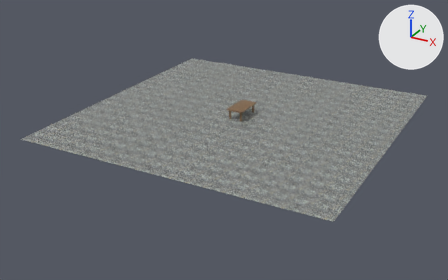
The OBJ model res/models/scene.obj: old version first, new version second.
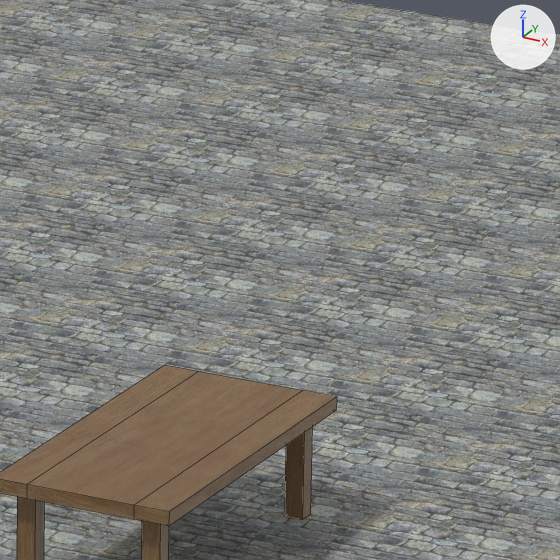
Old and new are each drawn whole from a 50 mm lens placed at (87.7, -171.6, 75.5), pointed at (-3.1, -6.6, -7.0) and again close up on the part from 51% to 61% of the width and 24% to 41% of the height. Every picture has the same lights, and +X, +Y and +Z are marked at upper right. The close-ups show mesh edges as thin lines. Where no turn or scale is listed for an object, it has been applied to the vertices.

In view in the first close-up: 'Plane', 'Table_Cube'.
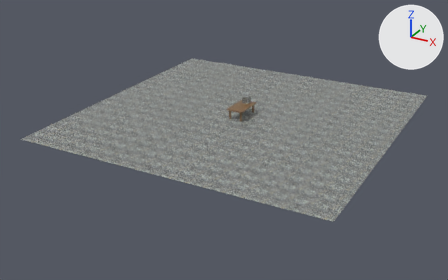
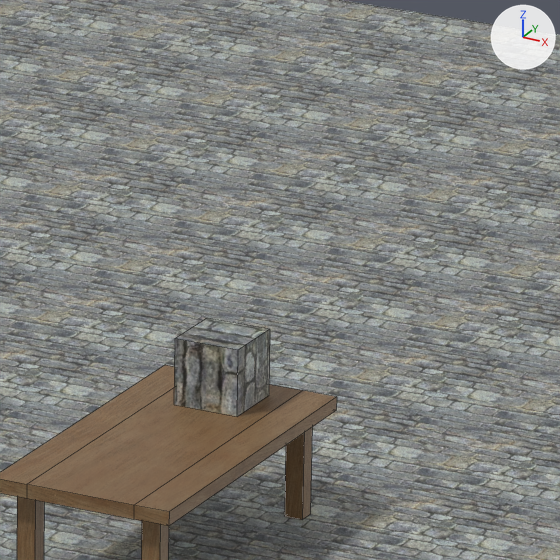
What the commit changed:
me_plane is used by ob_plane; location (0.0, 0.0, 0.0).
me_plane had 4 vertices, 1 face and spanned x -49.8..49.8, y -49.8..49.8, z 0.0.
me_plane now has 12 vertices, 7 faces and spans x -49.8..49.8, y -49.8..49.8, z 0.0..5.5.
me_plane part 1: a new loose piece, a box spanning x -1.0..1.0, y 2.4..4.4, z 3.5..5.5, in mat_material_001.

What differs and where, as boxes (x1, y1, x2, y2) in the close-ups (560 x 560 px):
part 1 of me_plane, added: after (174, 318, 270, 416)
